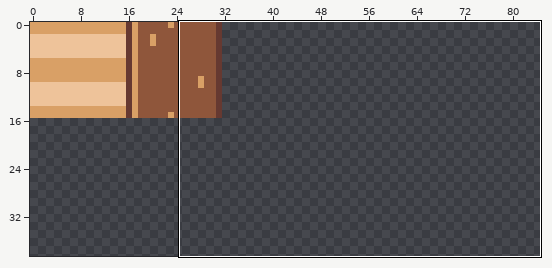
One commit to this sprite sheet: prototype/sprites/atlas.png. The picture above shows the old version from afar; the outline marks the close-up.
Close-up. Before:
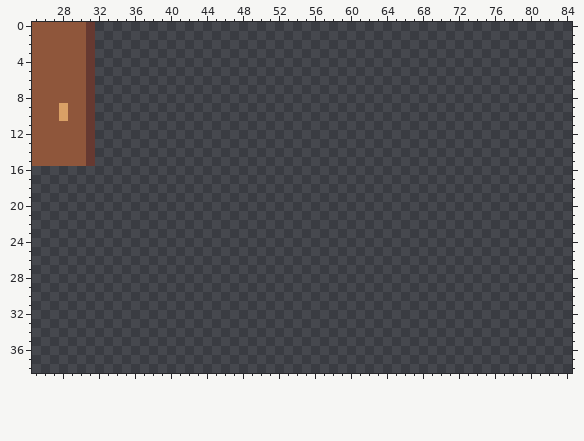
The file is 240x320 pixels. Shown: x 25..84, y 0..38. The wide view leaves out empty margins.
And afterwards:
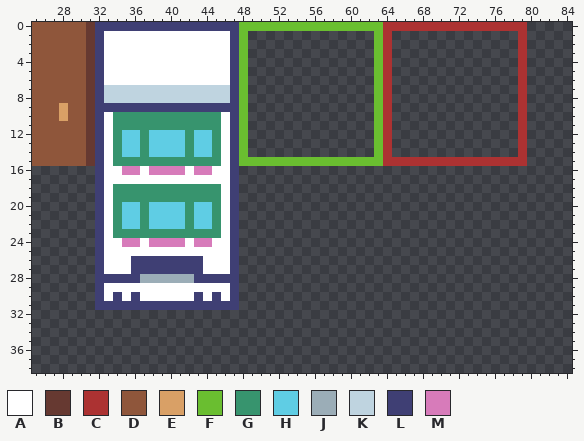
Palette (. is transparent): A #ffffff  B #663931  C #ac3232  D #8f563b  E #d9a066  F #6abe30  G #37946e  H #5fcde4  J #9badb7  K #bfd4e0  L #3f3f74  M #d77bba
Commit message: Changed to RGBA float textures and added alpha blending
Diff:
Colour A is added in rows 1 to 6 at x 33 to 46; in rows 10 to 15 at x 33 and 46; in row 16 at x 33 to 34, 37, 42 and 45 to 46; in row 17 at x 33 to 46; in rows 18 to 23 at x 33 and 46; in row 24 at x 33 to 34, 37, 42 and 45 to 46.
Colour A is added in row 25 at x 33 to 46; in rows 26 to 27 at x 33 to 35 and 44 to 46; in row 29 at x 33 to 46; in row 30 at x 33, 35, 37 to 42, 44 and 46.
Colour C is added in row 0 at x 64 to 79; in rows 1 to 14 at x 64 and 79; in row 15 at x 64 to 79.
Colour F is added in row 0 at x 48 to 63; in rows 1 to 14 at x 48 and 63; in row 15 at x 48 to 63.
Colour G is added in rows 10 to 11 at x 34 to 45; in rows 12 to 14 at x 34, 37, 42 and 45; in row 15 at x 34 to 45; in rows 18 to 19 at x 34 to 45; in rows 20 to 22 at x 34, 37, 42 and 45; in row 23 at x 34 to 45.
Colour H is added in rows 12 to 14 at x 35 to 36, 38 to 41 and 43 to 44; in rows 20 to 22 at x 35 to 36, 38 to 41 and 43 to 44.
Colour J is added in row 28 at x 37 to 42.
Colour K is added in rows 7 to 8 at x 33 to 46.
Colour L is added in row 0 at x 32 to 47; in rows 1 to 8 at x 32 and 47; in row 9 at x 32 to 47; in rows 10 to 25 at x 32 and 47; in rows 26 to 27 at x 32, 36 to 43 and 47; in row 28 at x 32 to 36 and 43 to 47.
Colour L is added in row 29 at x 32 and 47; in row 30 at x 32, 34, 36, 43, 45 and 47; in row 31 at x 32 to 47.
Colour M is added in row 16 at x 35 to 36, 38 to 41 and 43 to 44; in row 24 at x 35 to 36, 38 to 41 and 43 to 44.
Where, in picture pixels (left, top, right, bottom), the same in both close-ups:
added: (95, 22, 527, 310)
